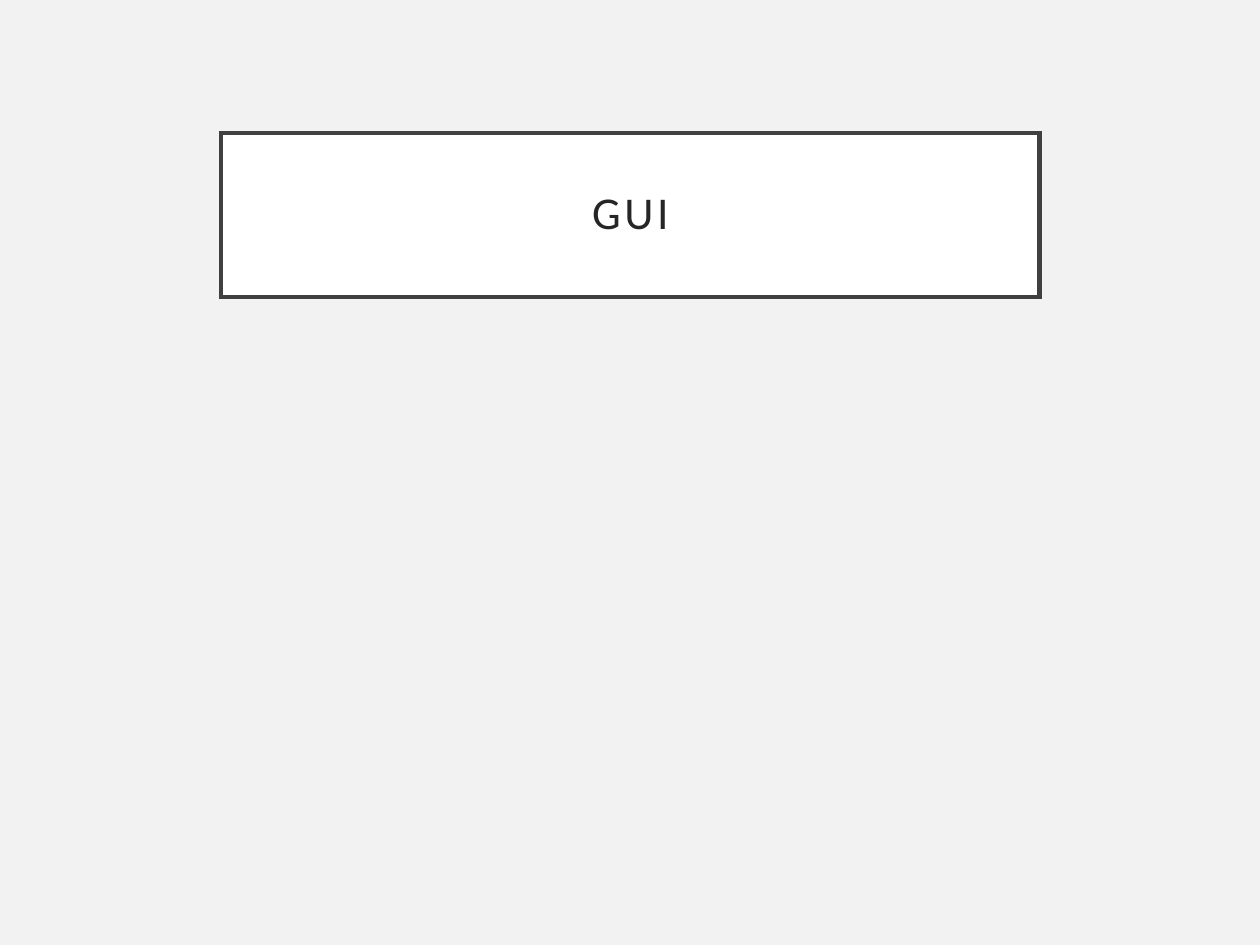
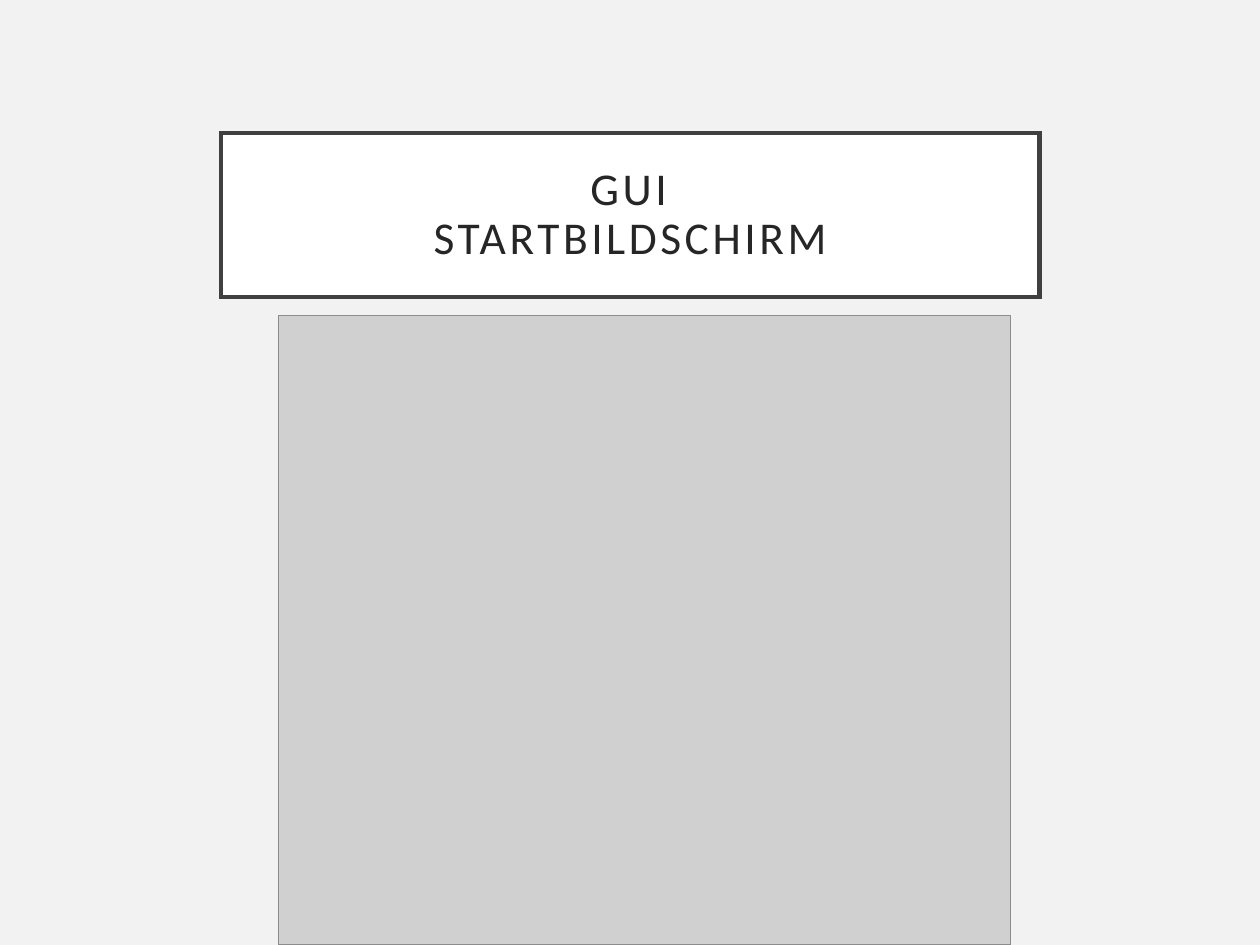
Before and after one commit to HeikoDudzus/VierGewinnt, a slide deck: slide 4 of Dokumente/Programmierprojekt.pptx. Drawn at 1260x945 pixels with LibreOffice and Linux fonts; fonts in the diff are those of the drawing; grey boxes stand for pictures. Boxes give left, top, right and bottom in pixels: in the first picture for what was removed or moved away, otherwise in the second. Text is boxed around its words. In the diff, an @@ line names an element or a change of style, - is before the commit and + after.

```diff
--- a/Dokumente/Programmierprojekt.pptx
+++ b/Dokumente/Programmierprojekt.pptx
@@ title at [434, 175, 827, 255]: text changed @@
-GUI
+GUI
+STARTBILDSCHIRM
@@ picture added at [278, 315, 1011, 945] @@
```
Also in this commit, not shown: 13 slides added.
